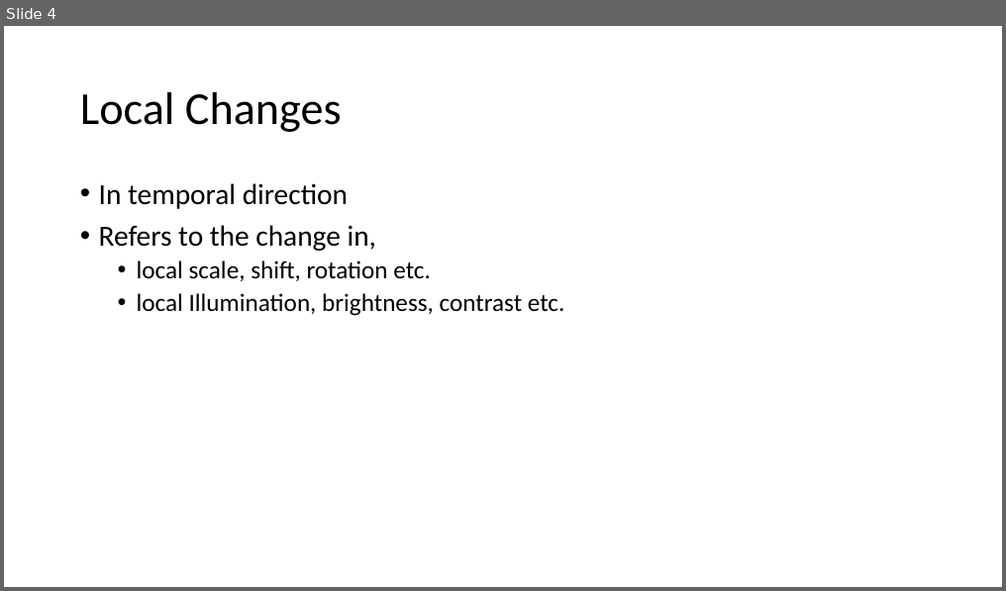
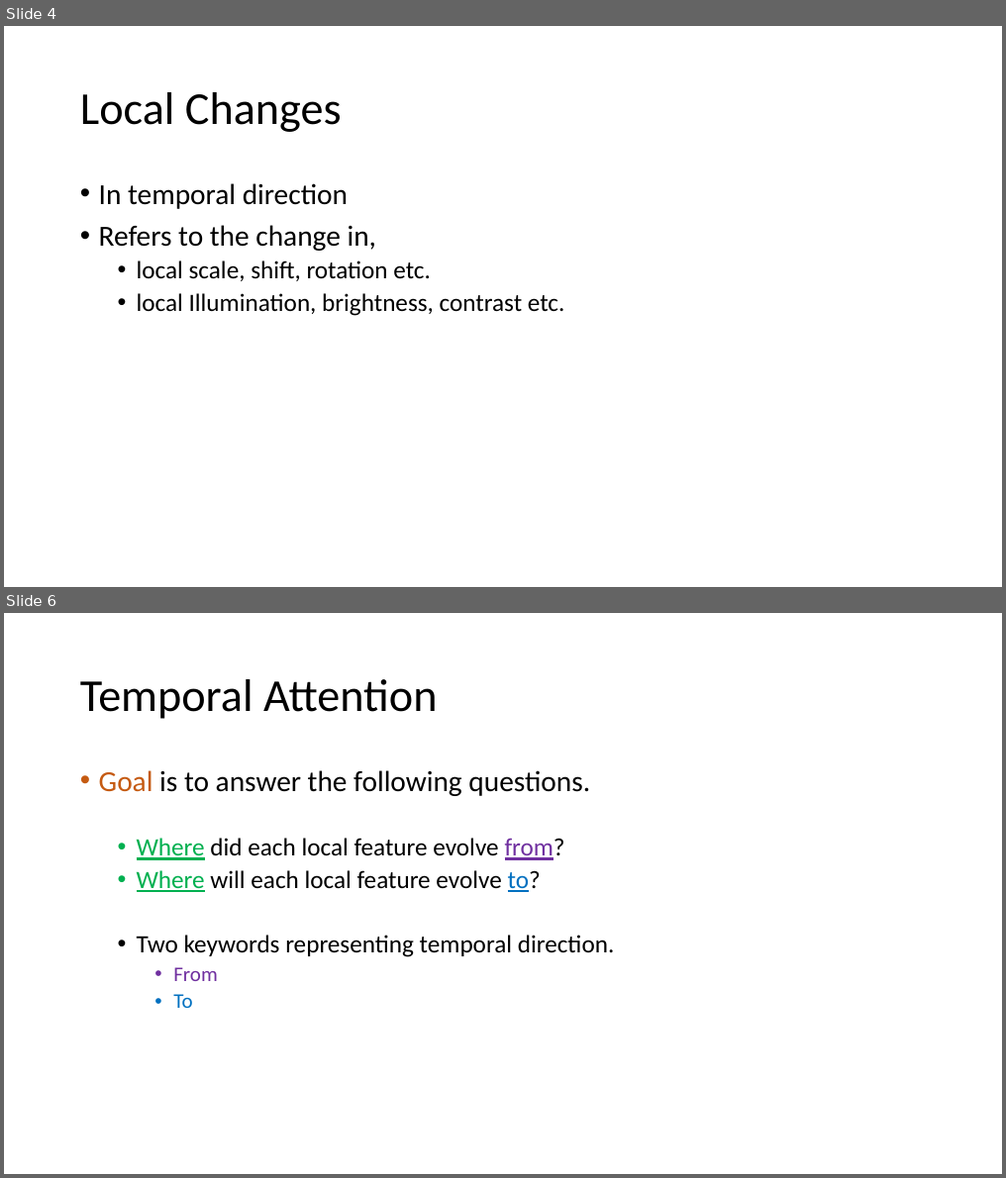
Before and after one commit to mohammadasim98/human-pose-forcast, a slide deck: docs/methodology/abstract.pptx. Shown one above the other, each under a label of ours: slide 4 before the commit, slides 4 and 6 after it; the slides between them are not shown. The pictures are 1006x591 and 1006x1178 pixels, drawn with LibreOffice and Linux fonts; fonts in the diff are those of the drawing. Boxes give left, top, right and bottom in pixels: in the first picture for what was removed or moved away, otherwise in the second. Text is boxed around its words. In the diff, an @@ line names an element or a change of style, - is before the commit and + after.

```diff
--- a/docs/methodology/abstract.pptx
+++ b/docs/methodology/abstract.pptx
@@ slide 6 added at (4, 613, 1002, 1174), background #FFFFFF @@
@@ title added at (80, 679, 438, 719), 44 pt, text #000000 @@
+Temporal Attention
@@ text added at (99, 770, 615, 1008), 24 pt, text #000000 @@
+• Goal is to answer the following questions.
+  • Where did each local feature evolve from?
+  • Where will each local feature evolve to?
+  • Two keywords representing temporal direction.
+    • From
+    • To
```
Also in this commit, not shown: 1 slide changed, 5 other slides added, 2 other files.
